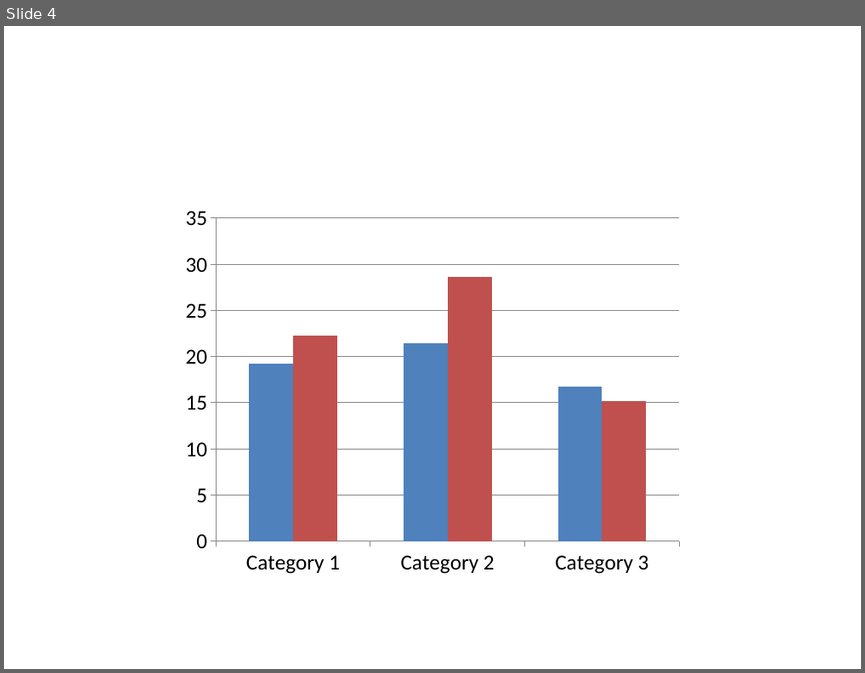
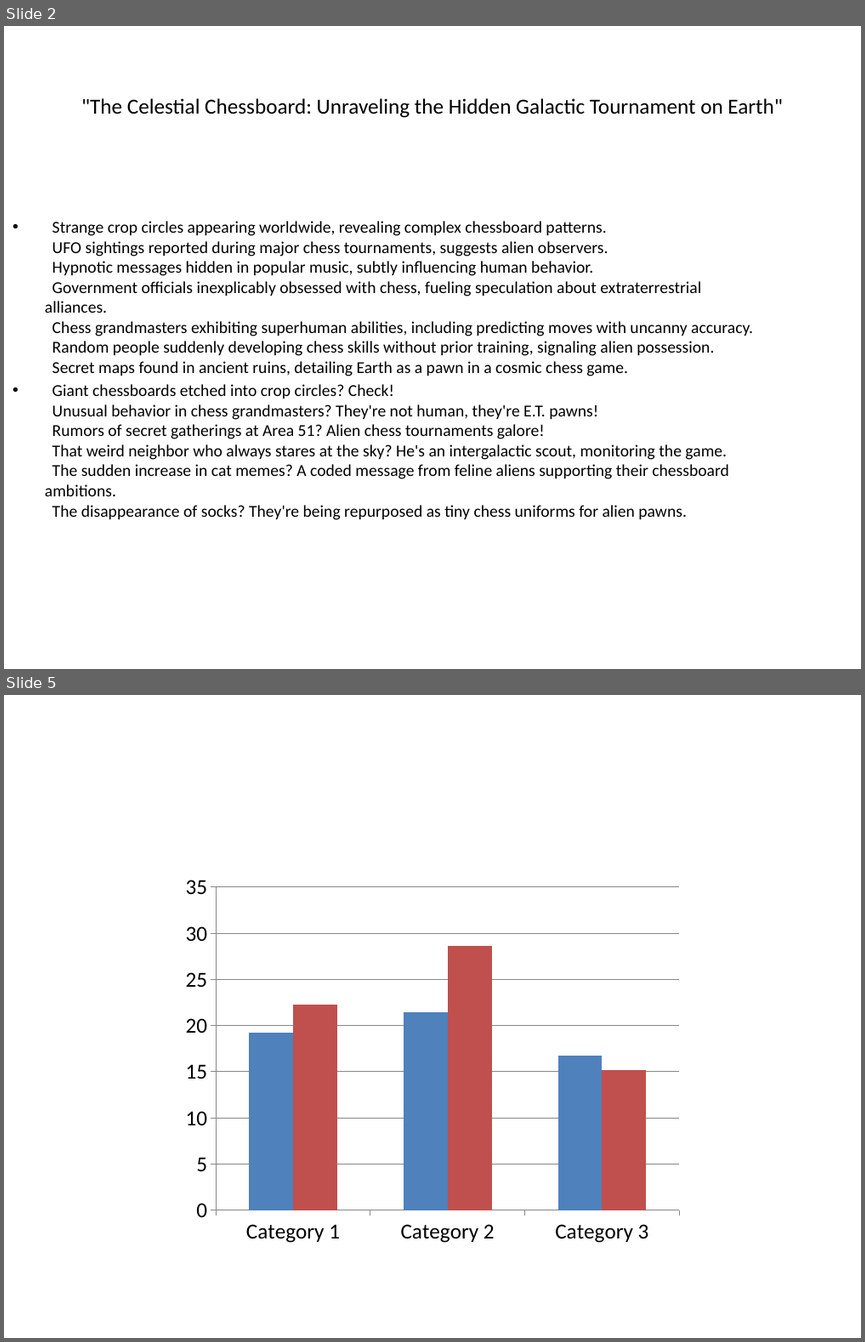
Before and after one commit to 0Armaan025/conspiracy-ppt-generator-api, a slide deck: generated_presentation.pptx. Shown one above the other, each under a label of ours: slide 4 before the commit, slides 2 and 5 after it; the slides between them are not shown. The pictures are 865x673 and 865x1342 pixels, drawn with LibreOffice and Linux fonts; fonts in the diff are those of the drawing. Boxes give left, top, right and bottom in pixels: in the first picture for what was removed or moved away, otherwise in the second. Text is boxed around its words. In the diff, an @@ line names an element or a change of style, - is before the commit and + after.

```diff
--- a/generated_presentation.pptx
+++ b/generated_presentation.pptx
@@ slide 2 added at [4,26,861,669], background #FFFFFF @@
@@ title added at [81,98,782,118], 18 pt, text #000000 @@
+"The Celestial Chessboard: Unraveling the Hidden Galactic Tournament on Earth"
@@ text added at [45,221,753,520], 14 pt, text #000000 @@
+• Strange crop circles appearing worldwide, revealing complex chessboard patterns.
+  UFO sightings reported during major chess tournaments, suggests alien observers.
+  Hypnotic messages hidden in popular music, subtly influencing human behavior.
+  Government officials inexplicably obsessed with chess, fueling speculation about extraterrestrial alliances.
+  Chess grandmasters exhibiting superhuman abilities, including predicting moves with uncanny accuracy.
+  Random people suddenly developing chess skills without prior training, signaling alien possession.
+  Secret maps found in ancient ruins, detailing Earth as a pawn in a cosmic chess game.
+• Giant chessboards etched into crop circles? Check!
+  Unusual behavior in chess grandmasters? They're not human, they're E.T. pawns!
+  Rumors of secret gatherings at Area 51? Alien chess tournaments galore!
+  That weird neighbor who always stares at the sky? He's an intergalactic scout, monitoring the game.
+  The sudden increase in cat memes? A coded message from feline aliens supporting their chessboard ambitions.
+  The disappearance of socks? They're being repurposed as tiny chess uniforms for alien pawns.
@@ what was slide 4 is now slide 5 @@
```
Also in this commit, not shown: 1 slide changed, 2 other slides added, 3 slides removed, 2 other files.
